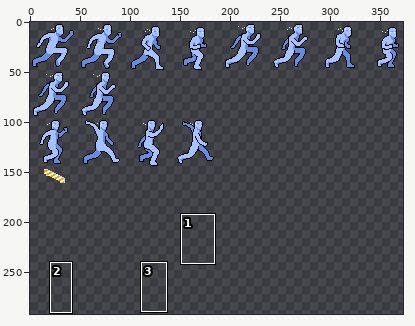
File history of a sprite sheet, Assets/running.png. The first picture is a wide view before the edit; the outline marks the close-up.
Close-up. Before the commit:
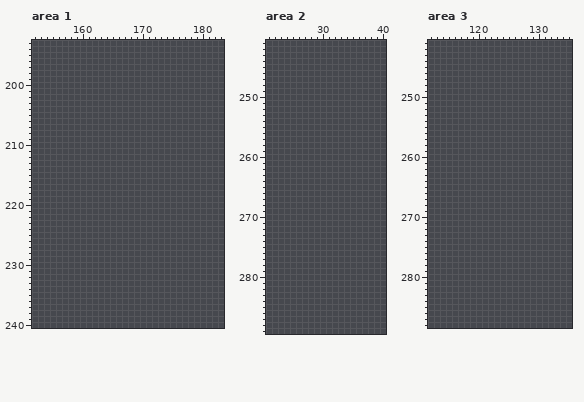
The file is 480x480 pixels. Shown: area 1: x 152..183, y 193..240; area 2: x 21..40, y 241..289; area 3: x 112..135, y 241..288. The old version is drawn lined up with the new one. The wide view leaves out empty margins. The commit also changed other parts of the picture, which this record leaves out.
Palette (. is transparent): 
Once edited:
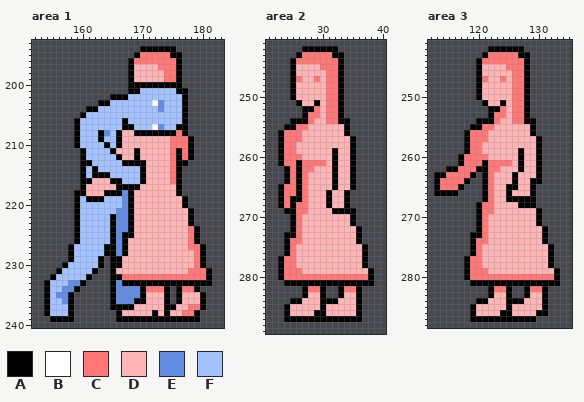
Colours new in this view: A #000000  B #ffffff  C #ff7777  D #ffb5b5  E #628de2  F #a4c2ff
Changes in this commit:
drawings rearranged on the sheet (the old picture shows each at its new place; 8 dropped ones are not shown)
Changed rows in their new state; - is an unchanged pixel.
Area 1:
first column x 154:
194 ----------------AAAAAA------
195 ---------------ACCCCCAA-----
196 --------------ACCCCCCCA-----
197 --------------ADDDDCCCA-----
198 --------------ADDDDDCCA-----
199 --------------ADDDDDCCA-----
200 --------------AAAAAAAAA-----
201 --------------AAFFFFFFAA----
202 -----------AAAFFFFFFFFFA----
203 ---------AAFFFFFFFBEFFFA----
204 -------AAFFFFFFFFFFEFFFA----
205 ------AFFFFFFFFFFFFFFFFA----
206 -----AFFFFFFFAFFFFFFFFFA----
207 -----AFFFFFFFAAFFFBEFFAA----
208 -----AFFFAEFADDAAAAAAACA----
209 -----AFFFAFFADDDDDDDDCCCA---
210 -----AFFFFAFADDDDDDDDCCCA---
211 ------AFFFFADDDADDDDDCACA---
212 ------AFFFFFADDADDDDDCACA---
213 ------AAFFFFFAAAADDDDCAA----
214 ------AFAFFFFFFFADDDDCA-----
215 ------AFAAAFFFFFADDDDCA-----
216 ------AADDDAAFFFADDDDCA-----
217 ------ADDDDDAAAADDDDDDA-----
218 -----AADDDAAAEADDDDDDDA-----
219 -----AFAAAFFFEADDDDDDDDA----
220 -----AFFFFFFFEADDDDDDDDA----
221 -----AFFFFFFEEADDDDDDDDDA---
222 -----AFFFFFAEEADDDDDDDDDA---
223 -----AFFFFFAEEADDDDDDDDDA---
224 -----AFFFFFAEEADDDDDDDDDCA--
225 -----AFFFFFAEAADDDDDDDDDCA--
226 -----AFFFFFAEADDDDDDDDDDCA--
227 ----AFFFFFAAEADDDDDDDDDDCCA-
228 ----AFFFFFAAEADDDDDDDDDDDCA-
229 ----AFFFFA-AADDDDDDDDDDDDCA-
230 ---AFFFFFA-AADDDDDDDDDDDDCA-
231 --AFFFFFA--ADDDDDDDDDDDDCCCA
232 -AFFFFFA---AACCCCCCCCCCCCCCA
233 AFFFEEA----AEAAAAAAAAAAAAAAA
234 AFFEEA-----AEEEEACCCA-ACCA--
235 AFEEA------AEEEEADDDA-ADDDA-
236 AFFEA------AEEEAADDDA-ADDDA-
237 AFFFA------AAAADDDDDAADDCCA-
238 AFFFA-------ADDDDDADADDCCA--
239 -AAAA-------AAAAAAAAAAAAAA--
Area 2:
first column x 23:
242 ----AAAAAA------
243 ---ACCCCCAA-----
244 --ACCCCCCCA-----
245 --ADDDDCCCA-----
246 --ADDDDDCCA-----
247 --ACDDCDCCA-----
248 --ADDDDDCCA-----
249 --ADDDDDCCA-----
250 --ADDDDDCCA-----
251 ---ADDADCCA-----
252 ----AACDCCA-----
253 ----ACCDCCA-----
254 --AAACDDCCAA----
255 -AACCDDDDDDA----
256 ACCCDDDDDDDA----
257 ACCCDDDDDDDDA---
258 ACCDDDDDDDDDA---
259 ACCDDDDDDADDA---
260 ACCCDDDDDADDA---
261 ACCACCCCDADDA---
262 -ACACCDDDADDA---
263 -ACACDDDDADDA---
264 -ACACDDDDADDA---
265 ACCACDDDDADDA---
266 ACCACDDDADDA----
267 ACAACDDDADDA----
268 ACACCDDDADDA----
269 -AACCDDDDAAAA---
270 --ACDDDDDDDDA---
271 --ACDDDDDDDDA---
272 --ACDDDDDDDDDA--
273 -AACDDDDDDDDDA--
274 -ACCDDDDDDDDDA--
275 -ACDDDDDDDDDDDA-
276 -ACDDDDDDDDDDDA-
277 ACCDDDDDDDDDDDA-
278 ACCDDDDDDDDDDDA-
279 ACCCDDDDDDDDDDDA
280 ACCCCCCCCCCCCCCA
281 -AAAAAAAAAAAAAAA
282 ----ACCA--ACCA--
283 ----ADDA--ADDA--
284 --AADDDAAADDDA--
285 -ADDDDDADDDDDA--
286 -ADDDDAADDDDDA--
287 -AAAAAAAAAAAAA--
Area 3:
first column x 113:
242 ---------AAAAAA------
243 --------ACCCCCAA-----
244 -------ACCCCCCCA-----
245 -------ADDDDCCCA-----
246 -------ADDDDDCCA-----
247 -------ACDDCDCCA-----
248 -------ADDDDDCCA-----
249 -------ADDDDDCCA-----
250 -------ADDDDDCCA-----
251 --------ADDADCCA-----
252 ---------AACDCCA-----
253 ---------ACCDCCA-----
254 -------AAACDDCCAA----
255 ------AACCDDDDDDA----
256 -----ACCCDDDDDDDA----
257 -----ACCCDDDDDDDDA---
258 -----ACCDDDDDDDDDA---
259 -----ACCDDDDDDADDA---
260 ----ACCCCDDDDDADDA---
261 ----ACCCACCCCDADDA---
262 --AACCCAACCDDDADDA---
263 AACCCCA-ACDDDADDDA---
264 ACCCCA--ACDDDADDAA---
265 ACCCA---ACDDAADDA----
266 AAAA----ACDDADDDA----
267 --------ACDDAAAAA----
268 -------ACCDDDDAAA----
269 -------ACCDDDDDDDA---
270 -------ACDDDDDDDDA---
271 -------ACDDDDDDDDA---
272 -------ACDDDDDDDDDA--
273 ------AACDDDDDDDDDA--
274 ------ACCDDDDDDDDDA--
275 ------ACDDDDDDDDDDDA-
276 ------ACDDDDDDDDDDDA-
277 -----ACCDDDDDDDDDDDA-
278 -----ACCDDDDDDDDDDDA-
279 -----ACCCDDDDDDDDDDDA
280 -----ACCCCCCCCCCCCCCA
281 ------AAAAAAAAAAAAAAA
282 ---------ACCA--ACCA--
283 ---------ADDA--ADDA--
284 -------AADDDAAADDDA--
285 ------ADDDDDADDDDDA--
286 ------ADDDDAADDDDAA--
287 ------AAAAAAAAAAA----
Where, in picture pixels (left, top, right, bottom), the same in both close-ups:
added: (44, 46, 212, 322)
added: (278, 46, 374, 322)
added: (434, 46, 560, 322)
